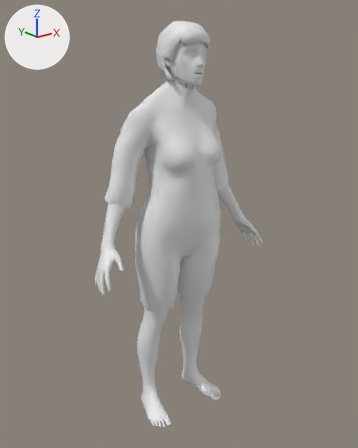
Before and after pictures for a commit that changed the FBX model Assets/Art/Models/Body_2.fbx.
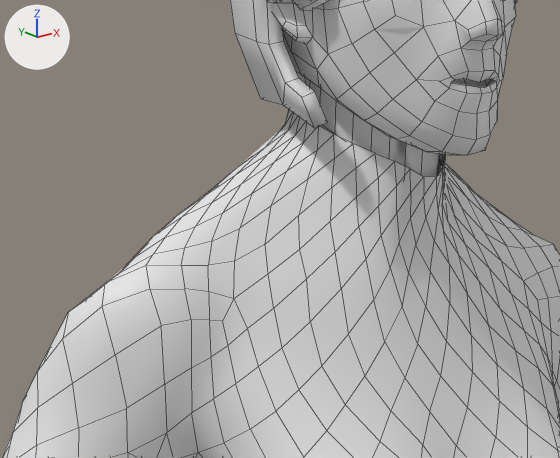
There are two pictures of each version: one whole from a camera (50 mm lens) standing at (-1.24, -1.5, 1.495) and looking at (0.007, 0.059, 0.872), one close up on the part from 33% to 60% of the width and 13% to 31% of the height. The axes (+X, +Y, +Z) are drawn at upper left. The lights are the same throughout. The close-ups show mesh edges as thin lines. Materials are left out; every surface is plain grey. Where no turn or scale is listed for an object, it has been applied to the vertices.

Names of what the first close-up shows: 'Clothes', 'Hair', 'Head'.
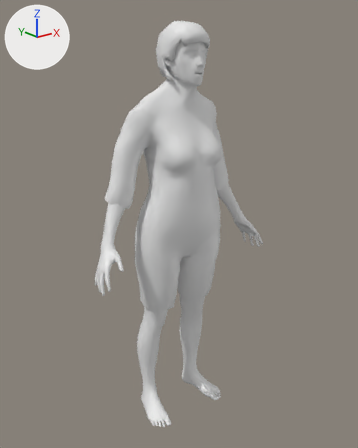
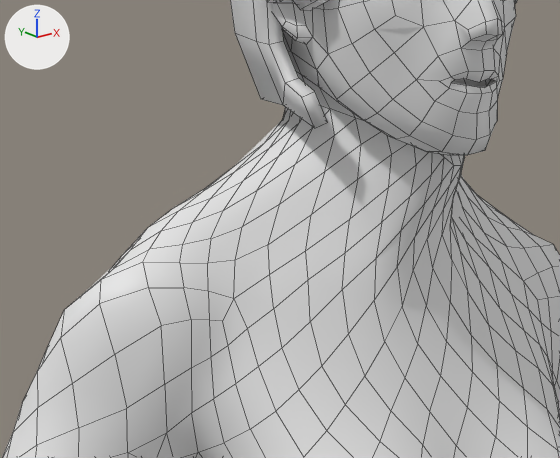
Boxes (x1, y1, x2, y2) around the edits, measured in the close-ups (560 x 458 px):
'Clothes', reshaped
    before: (2, 110, 560, 458)
    after: (2, 71, 560, 458)
part 1 of me_geo_body_female_realistic_001, built on
    before: (37, 110, 523, 407)
    after: (37, 71, 523, 407)

The change in detail:
me_geo_body_female_realistic_001 is used by ob_clothes; location (0.0, 0.0, 0.0).
me_geo_body_female_realistic_001 had 1027 vertices, 1072 faces and spanned x -0.318..0.319, y -0.105..0.202, z 0.528..1.463.
me_geo_body_female_realistic_001 now has 1054 vertices, 1099 faces and spans x -0.318..0.319, y -0.105..0.202, z 0.528..1.505.
Part 1, on me_geo_body_female_realistic_001:
5 vertices in x -0.177..-0.035, y 0.035..0.126, z 1.354..1.437 move by (0.0, 0.001, 0.001).
4 vertices in x -0.18..-0.137, y 0.056..0.12, z 1.358..1.384 move by (-0.002, 0.002, 0.003).
4 vertices in x -0.115..0.092, y -0.005..0.094, z 1.351..1.463 move by (0.001, 0.0, 0.0).
3 vertices in x -0.124..-0.079, y 0.044..0.079, z 1.381..1.423 move by (0.0, 0.002, 0.002).
3 vertices in x -0.143..-0.093, y 0.048..0.091, z 1.377..1.409 move by (0.0, 0.002, 0.003).
3 vertices in x -0.216..-0.2, y 0.057..0.102, z 1.315..1.344 move by (-0.001, 0.001, 0.001).
134 vertices move from x -0.208..0.112, y -0.023..0.111, z 1.323..1.463 to x -0.21..0.111, y -0.041..0.113, z 1.324..1.467.
27 vertices are added at x -0.046..0.056, y -0.021..0.111, z 1.467..1.505.
27 new faces join them.
